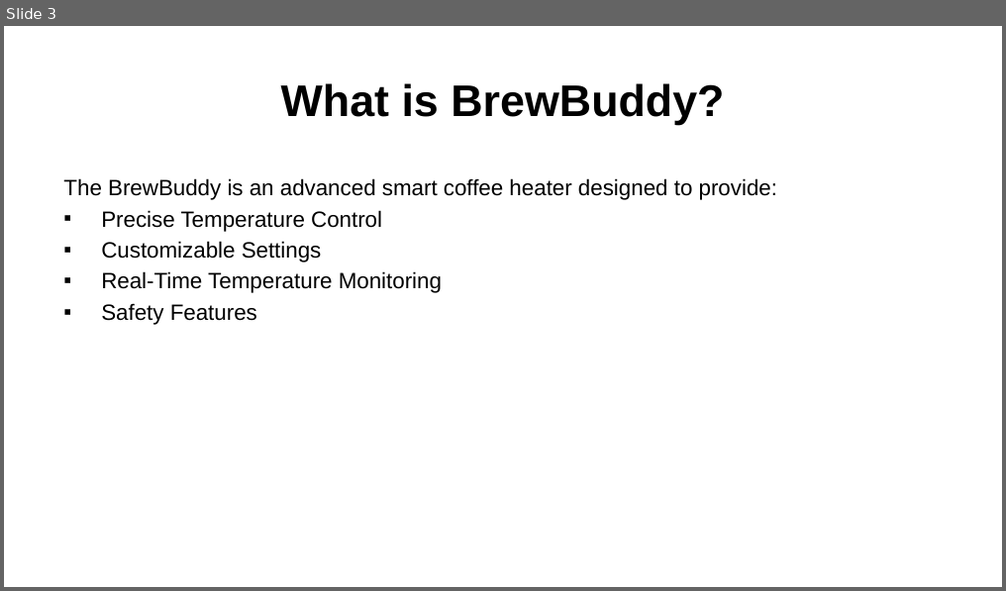
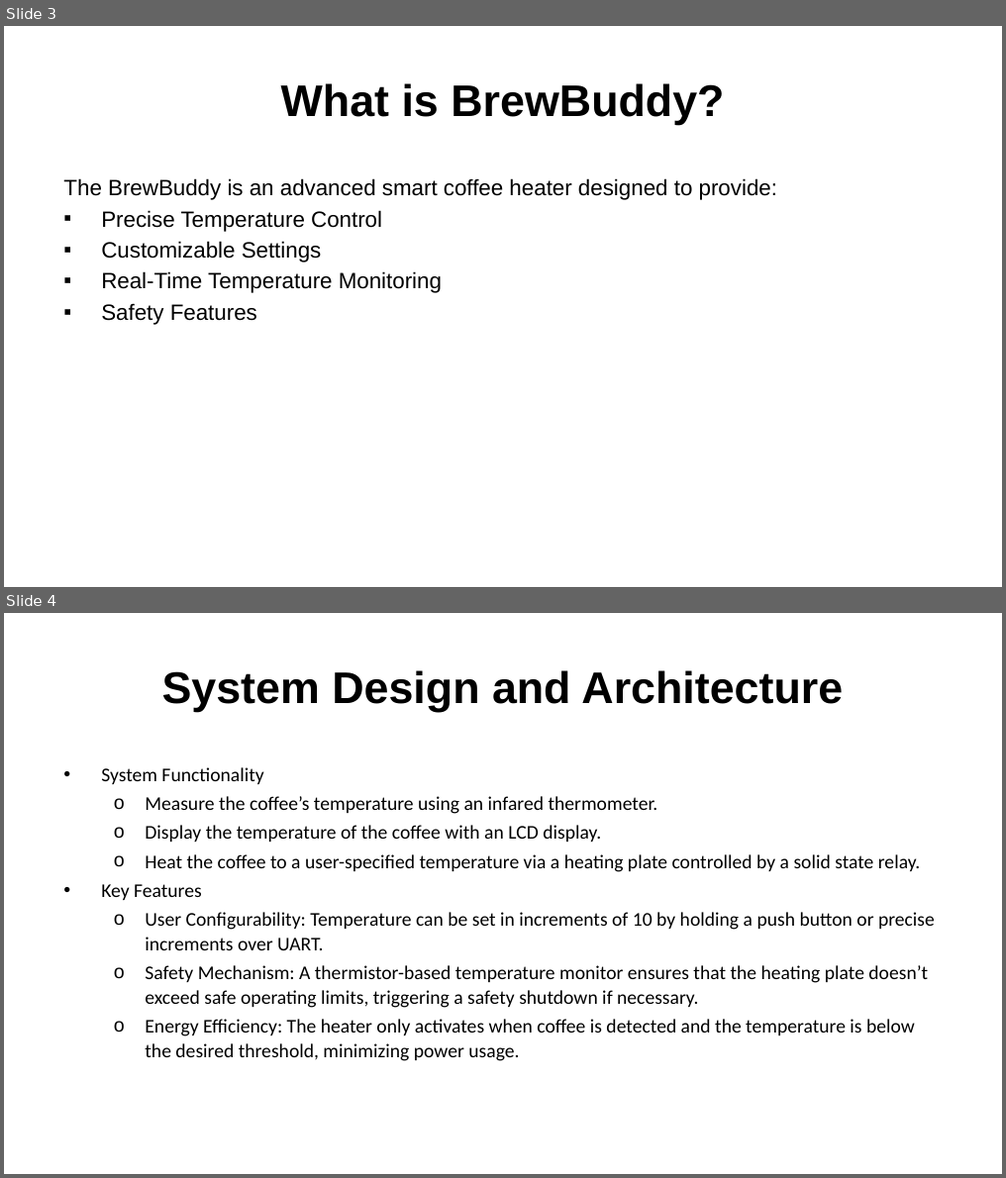
Before and after one commit to mannndrew/BrewBuddy, a slide deck: presentation/report.pptx. Shown one above the other, each under a label of ours: slide 3 before the commit, slides 3 and 4 after it. The pictures are 1006x591 and 1006x1178 pixels, drawn with LibreOffice and Linux fonts; fonts in the diff are those of the drawing; background and template pictures are left out. Boxes give left, top, right and bottom in pixels: in the first picture for what was removed or moved away, otherwise in the second. Text is boxed around its words. In the diff, an @@ line names an element or a change of style, - is before the commit and + after.

Commit message:
Updated presentation

```diff
--- a/presentation/report.pptx
+++ b/presentation/report.pptx
@@ slide 4 added at (4,613,1002,1174), background picture (left out) @@
@@ title added at (162,670,843,712), 32 pt, text #000000, bold @@
+System Design and Architecture
@@ text added at (101,767,935,1061), 14 pt, text #000000 @@
+• System Functionality
+  o Measure the coffee’s temperature using an infared thermometer.
+  o Display the temperature of the coffee with an LCD display.
+  o Heat the coffee to a user-specified temperature via a heating plate controlled by a solid state relay.
+• Key Features
+  o User Configurability: Temperature can be set in increments of 10 by holding a push button or precise increments over UART.
+  o Safety Mechanism: A thermistor-based temperature monitor ensures that the heating plate doesn’t exceed safe operating limits, triggering a safety shutdown if necessary.
+  o Energy Efficiency: The heater only activates when coffee is detected and the temperature is below the desired threshold, minimizing power usage.
```
Also in this commit, not shown: 1 other slide added, 2 slides removed.
